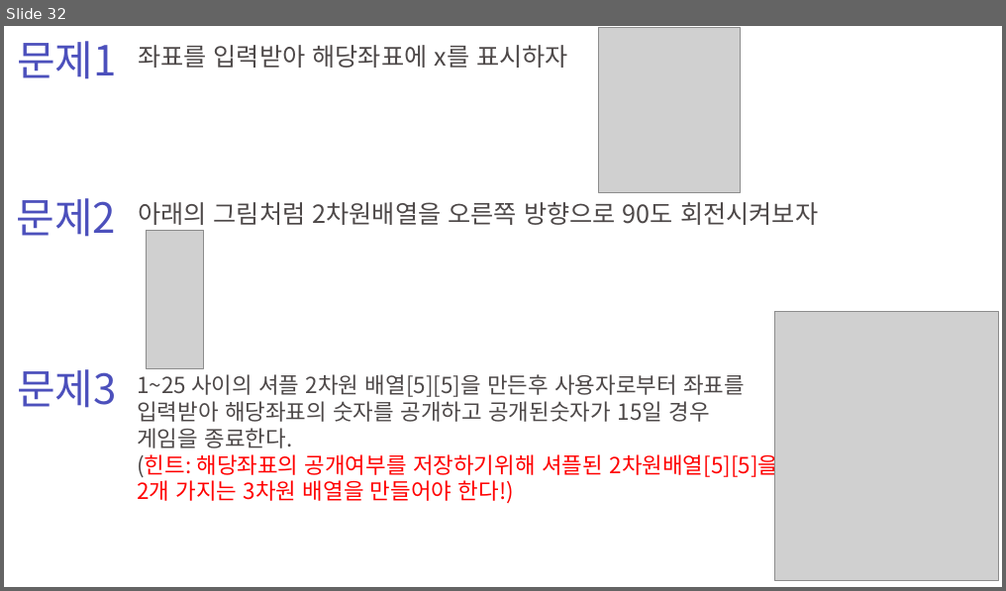
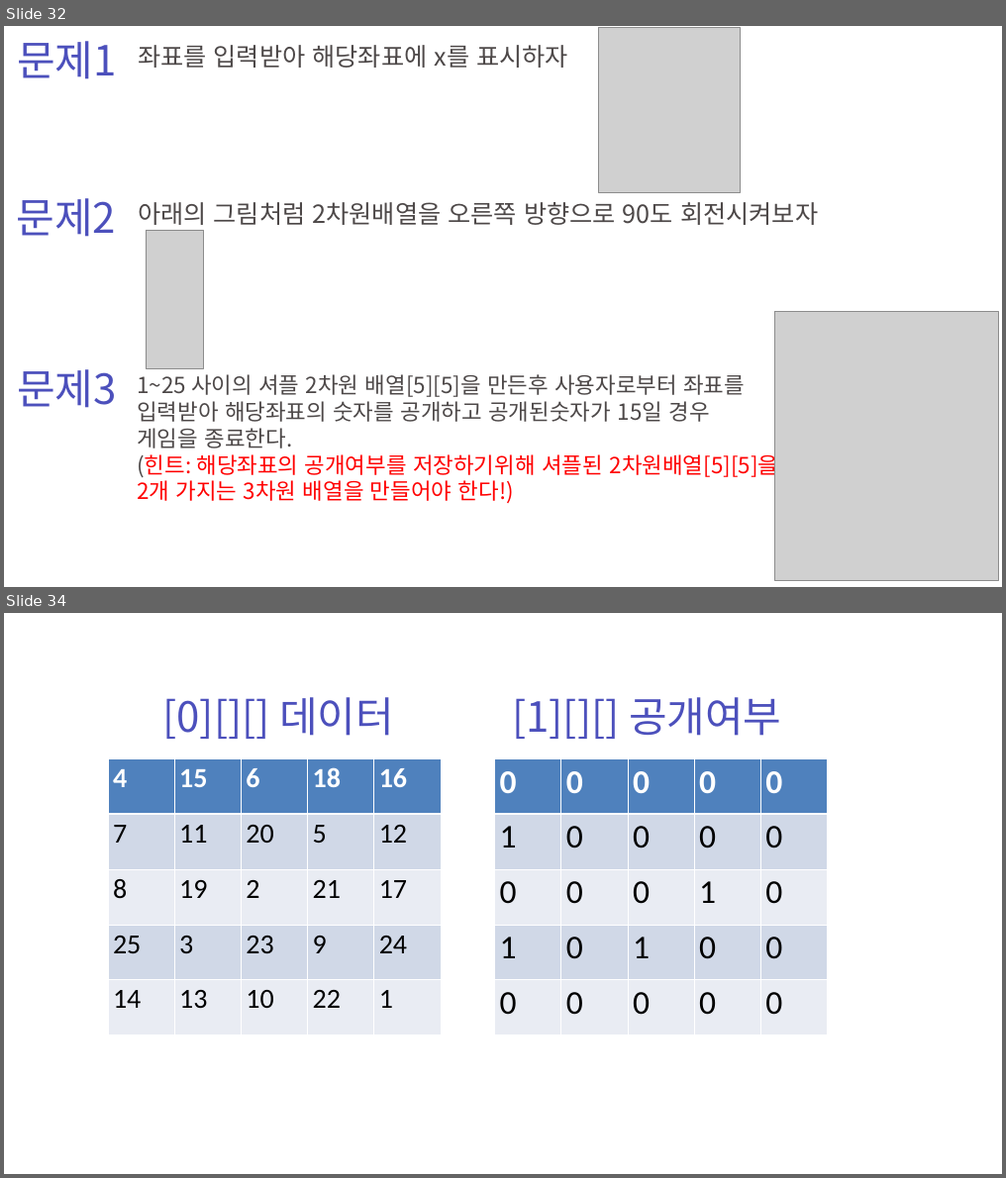
Before and after one commit to zest132/JavaLecture, a slide deck: JavaLecture/LectureFile/java 5강.pptx. Shown one above the other, each under a label of ours: slide 32 before the commit, slides 32 and 34 after it; the slides between them are not shown. The pictures are 1006x591 and 1006x1178 pixels, drawn with LibreOffice and Linux fonts; fonts in the diff are those of the drawing; grey boxes stand for pictures. Boxes give left, top, right and bottom in pixels: in the first picture for what was removed or moved away, otherwise in the second. Text is boxed around its words. In the diff, an @@ line names an element or a change of style, - is before the commit and + after.

```diff
--- a/JavaLecture/LectureFile/java 5강.pptx
+++ b/JavaLecture/LectureFile/java 5강.pptx
@@ slide 34 added at (4,613,1002,1174), background #FFFFFF @@
@@ text added at (162,697,394,739), 60 pt, text #4C50BC @@
+[0][][] 데이터
@@ text added at (512,697,782,739), 60 pt, text #4C50BC @@
+[1][][] 공개여부
@@ table added at (108,760,440,1035), 5 rows, 5 columns @@
+4 | 15 | 6 | 18 | 16
+7 | 11 | 20 | 5 | 12
+8 | 19 | 2 | 21 | 17
+25 | 3 | 23 | 9 | 24
+14 | 13 | 10 | 22 | 1
@@ table added at (494,760,827,1035), 5 rows, 5 columns @@
+0 | 0 | 0 | 0 | 0
+1 | 0 | 0 | 0 | 0
+0 | 0 | 0 | 1 | 0
+1 | 0 | 1 | 0 | 0
+0 | 0 | 0 | 0 | 0
```
Also in this commit, not shown: 1 other slide added, 5 other files.
